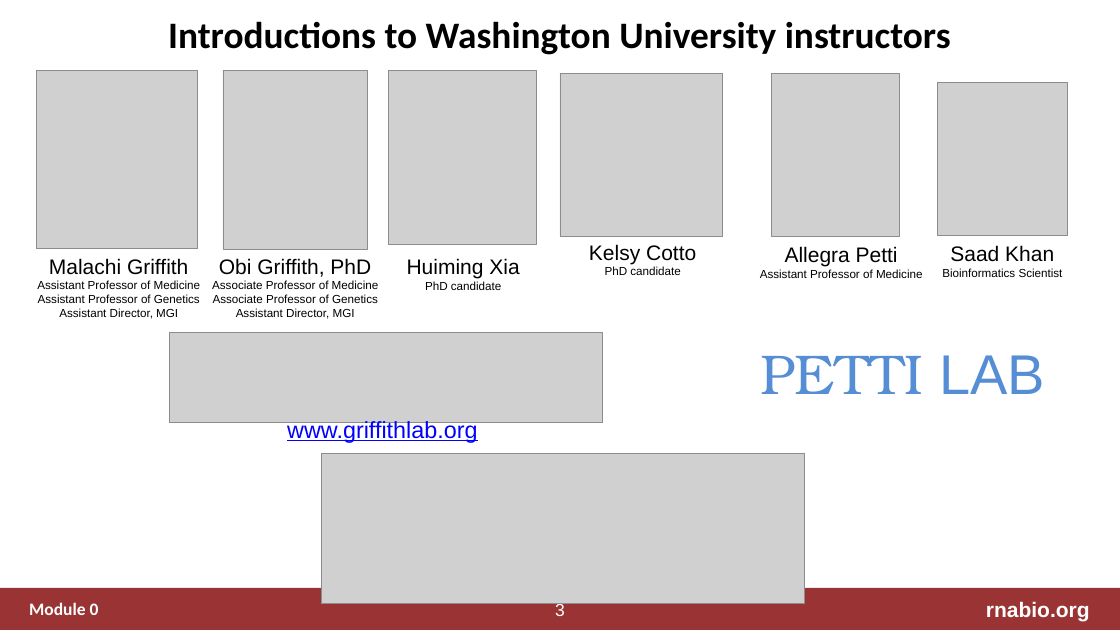
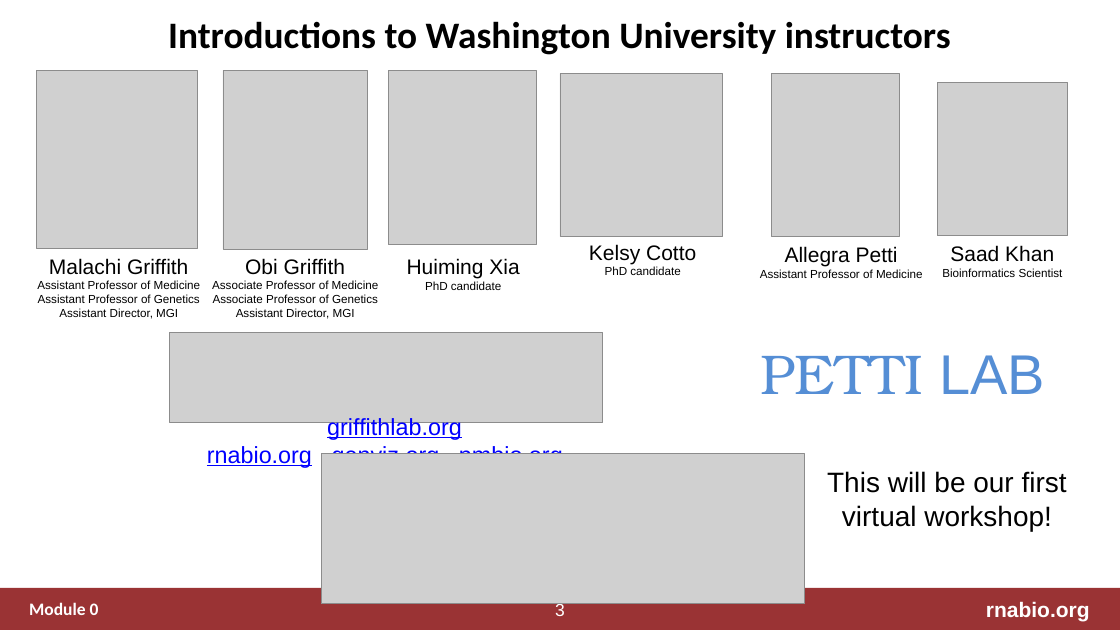
Before and after one commit to griffithlab/rnabio.org, a slide deck: slide 3 of assets/lectures/cbw/2020/full/RNASeq_Module0_Introductions.pptx. Drawn at 1120x630 pixels with LibreOffice and Linux fonts; fonts in the diff are those of the drawing; grey boxes stand for pictures. Boxes give left, top, right and bottom in pixels: in the first picture for what was removed or moved away, otherwise in the second. Text is boxed around its words. In the diff, an @@ line names an element or a change of style, - is before the commit and + after.

```diff
--- a/assets/lectures/cbw/2020/full/RNASeq_Module0_Introductions.pptx
+++ b/assets/lectures/cbw/2020/full/RNASeq_Module0_Introductions.pptx
@@ text at box(245, 258, 345, 275): text changed @@
-Obi Griffith, PhD
+Obi Griffith
@@ text at box(207, 416, 563, 468): text changed @@
-www.griffithlab.org
+griffithlab.org
+rnabio.org genviz.org pmbio.org
@@ text added at box(827, 471, 1067, 531), 24 pt, text #000000 @@
+This will be our first virtual workshop!
```
Also in this commit, not shown: 1 other slide changed, 2 other files.
